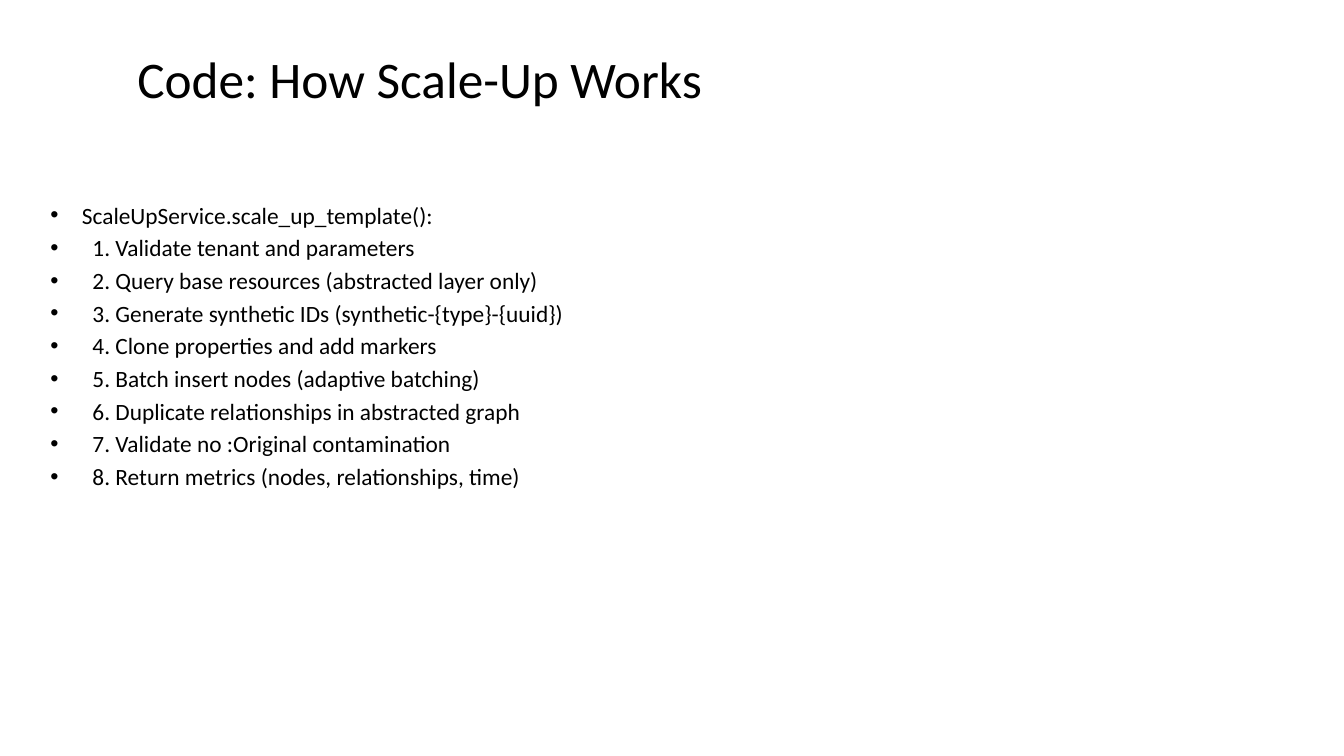
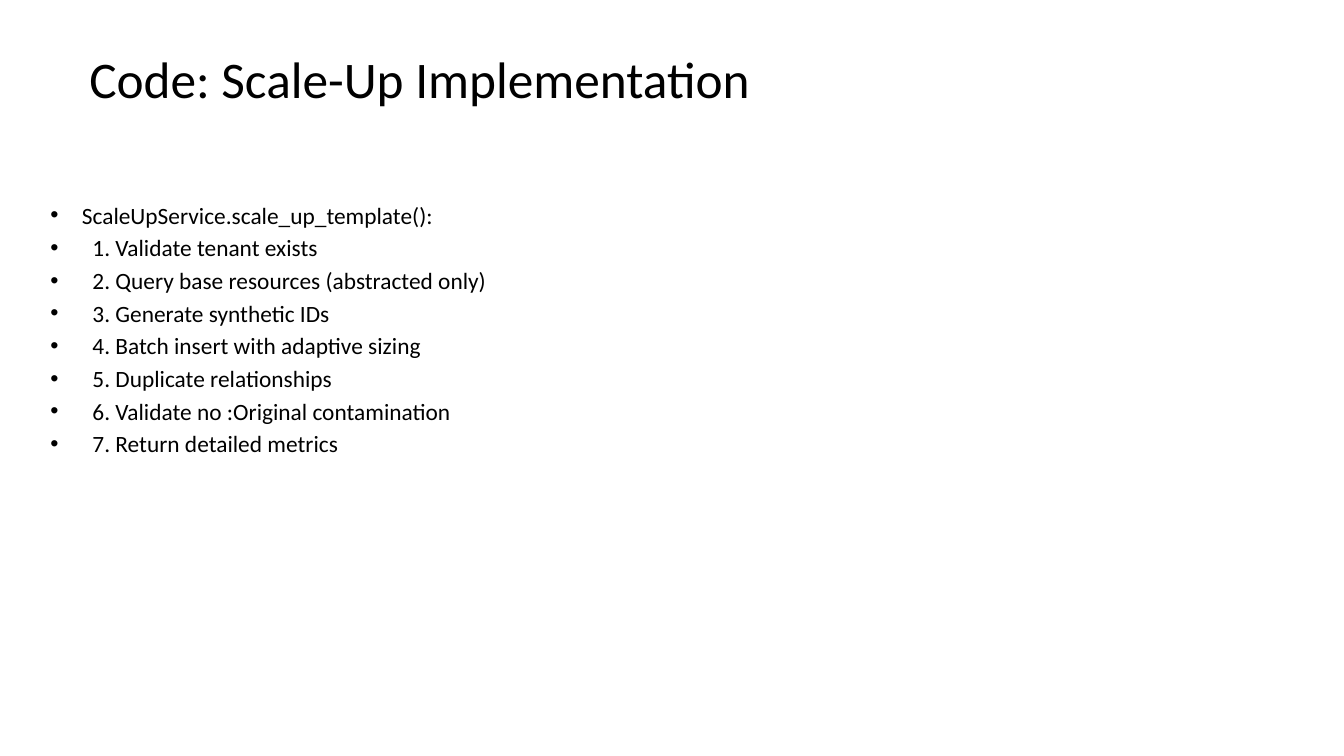
Before and after one commit to rysweet/azure-tenant-grapher, a slide deck: slide 12 of Scale_Operations_Implementation.pptx. Drawn at 1344x756 pixels with LibreOffice and Linux fonts; fonts in the diff are those of the drawing. Boxes give left, top, right and bottom in pixels: in the first picture for what was removed or moved away, otherwise in the second. Text is boxed around its words. In the diff, an @@ line names an element or a change of style, - is before the commit and + after.

```diff
--- a/Scale_Operations_Implementation.pptx
+++ b/Scale_Operations_Implementation.pptx
@@ title at (89, 62, 749, 107): text changed @@
-Code: How Scale-Up Works
+Code: Scale-Up Implementation
@@ text at (92, 239, 486, 452): text changed @@
-• 1. Validate tenant and parameters
-• 2. Query base resources (abstracted layer only)
-• 3. Generate synthetic IDs (synthetic-{type}-{uuid})
-• 4. Clone properties and add markers
-• 5. Batch insert nodes (adaptive batching)
-• 6. Duplicate relationships in abstracted graph
-• 7. Validate no :Original contamination
-• 8. Return metrics (nodes, relationships, time)
+• 1. Validate tenant exists
+• 2. Query base resources (abstracted only)
+• 3. Generate synthetic IDs
+• 4. Batch insert with adaptive sizing
+• 5. Duplicate relationships
+• 6. Validate no :Original contamination
+• 7. Return detailed metrics
```
Also in this commit, not shown: 13 other slides changed.
